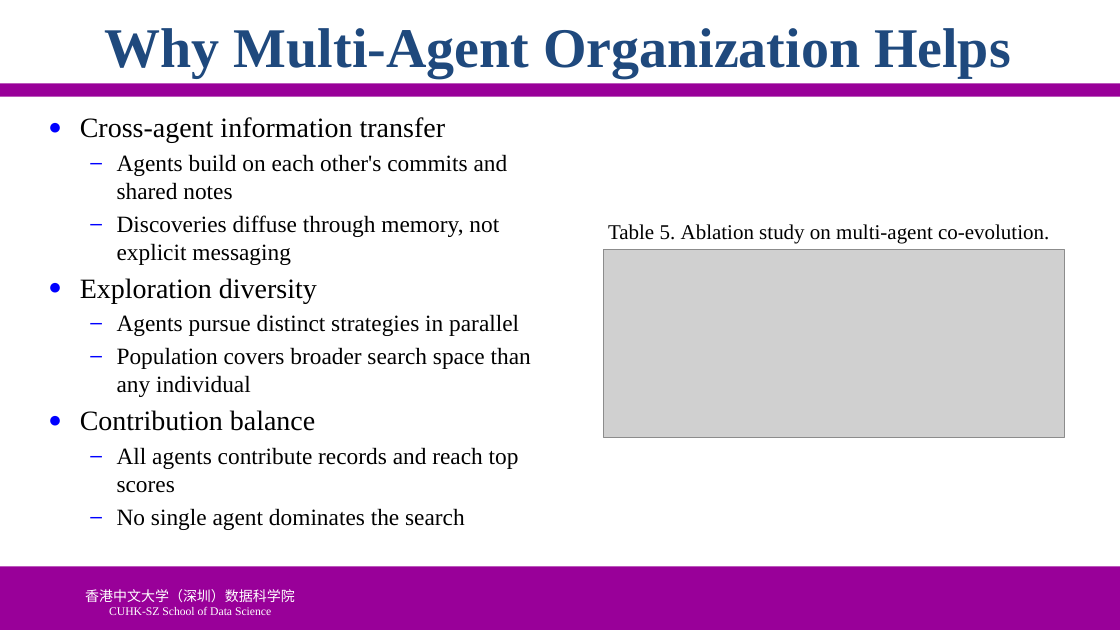
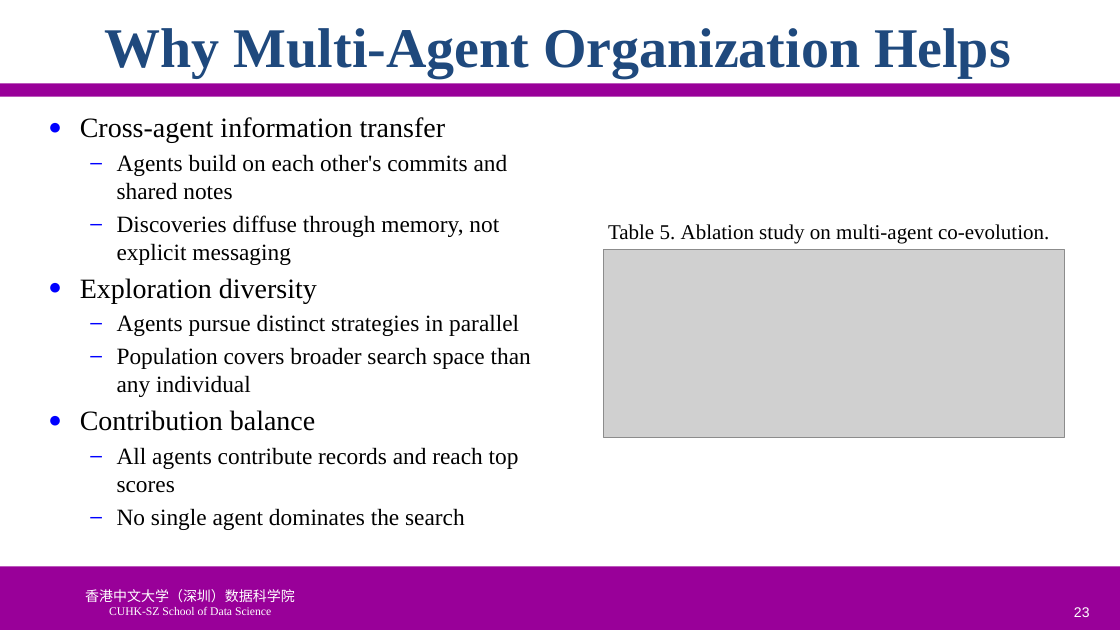
Before and after one commit to ychung1103/ychung1103.github.io, a slide deck: slide 23 of Slides/CSC6103/Presentaion-Example.pptx. Drawn at 1120x630 pixels with LibreOffice and Linux fonts; fonts in the diff are those of the drawing; grey boxes stand for pictures; background and template pictures are left out. Boxes give left, top, right and bottom in pixels: in the first picture for what was removed or moved away, otherwise in the second. Text is boxed around its words. In the diff, an @@ line names an element or a change of style, - is before the commit and + after.

```diff
--- a/Slides/CSC6103/Presentaion-Example.pptx
+++ b/Slides/CSC6103/Presentaion-Example.pptx
@@ page number added at (1074, 607, 1090, 617), 12 pt, text #FFFFFF @@
+23
```
Also in this commit, not shown: 22 other slides changed, 2 other files.
